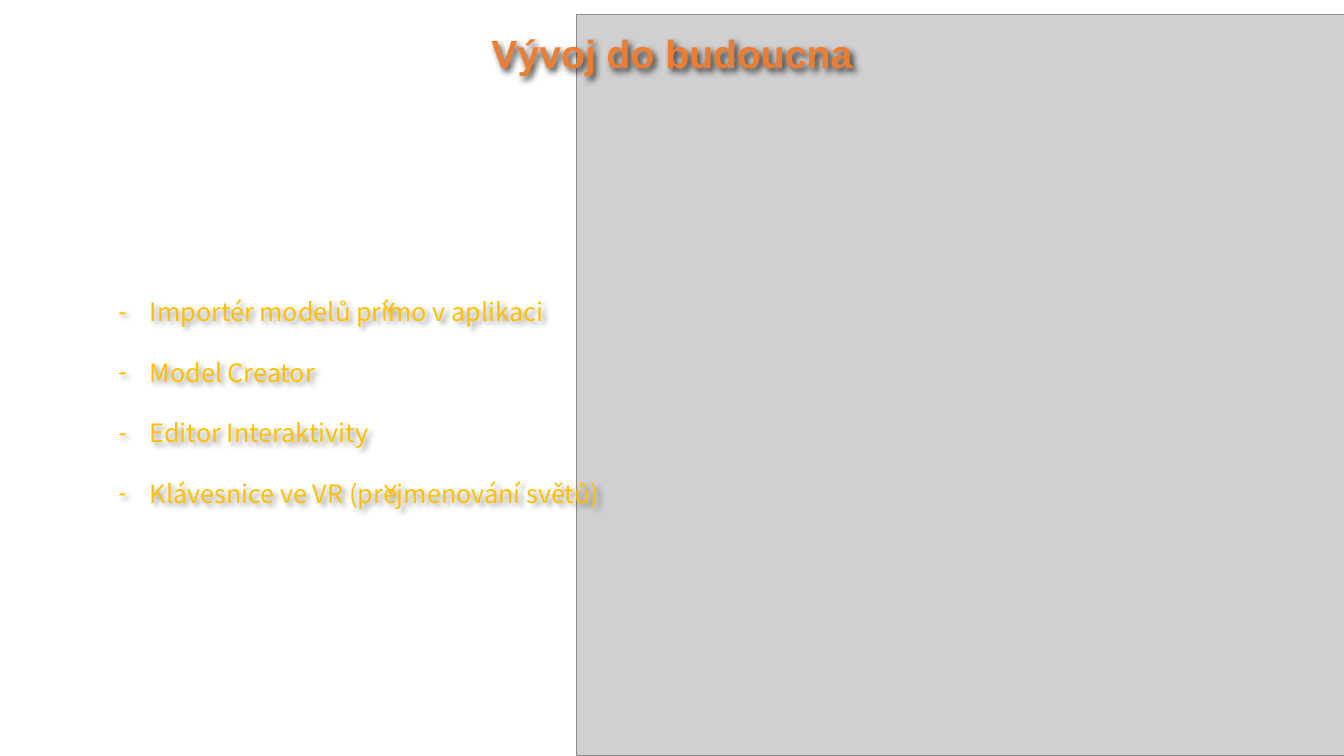
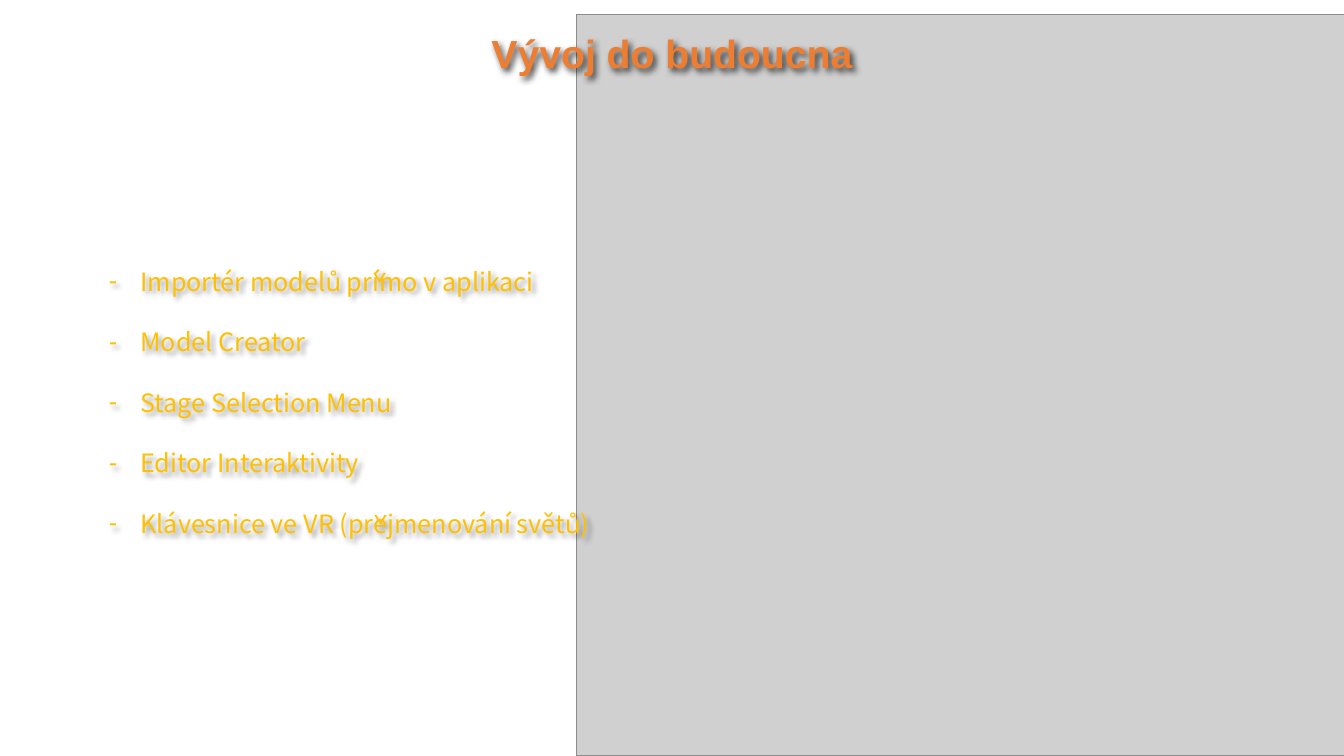
Before and after one commit to JanKunetka/VINS-World-Builder-VR, a slide deck: slide 7 of Presentation/World Builder VR Presentation.pptx. Drawn at 1344x756 pixels with LibreOffice and Linux fonts; fonts in the diff are those of the drawing; grey boxes stand for pictures; background and template pictures are left out. Boxes give left, top, right and bottom in pixels: in the first picture for what was removed or moved away, otherwise in the second. Text is boxed around its words. In the diff, an @@ line names an element or a change of style, - is before the commit and + after.

```diff
--- a/Presentation/World Builder VR Presentation.pptx
+++ b/Presentation/World Builder VR Presentation.pptx
@@ text "Importér modelů přímo v aplikaci": place and size @@
-text "Importér modelů přímo v aplikaci" at <box>150,299,544,509</box>
+text "Importér modelů přímo v aplikaci" at <box>140,269,533,539</box>
@@ text at <box>140,392,392,418</box>: paragraph added @@
+– Stage Selection Menu
```
Also in this commit, not shown: 1 other slide changed.
